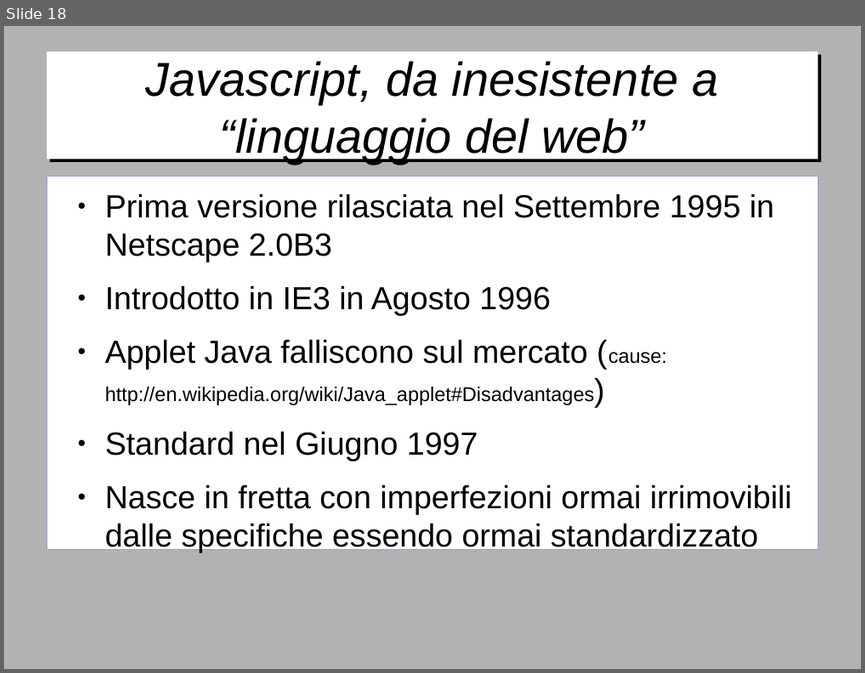
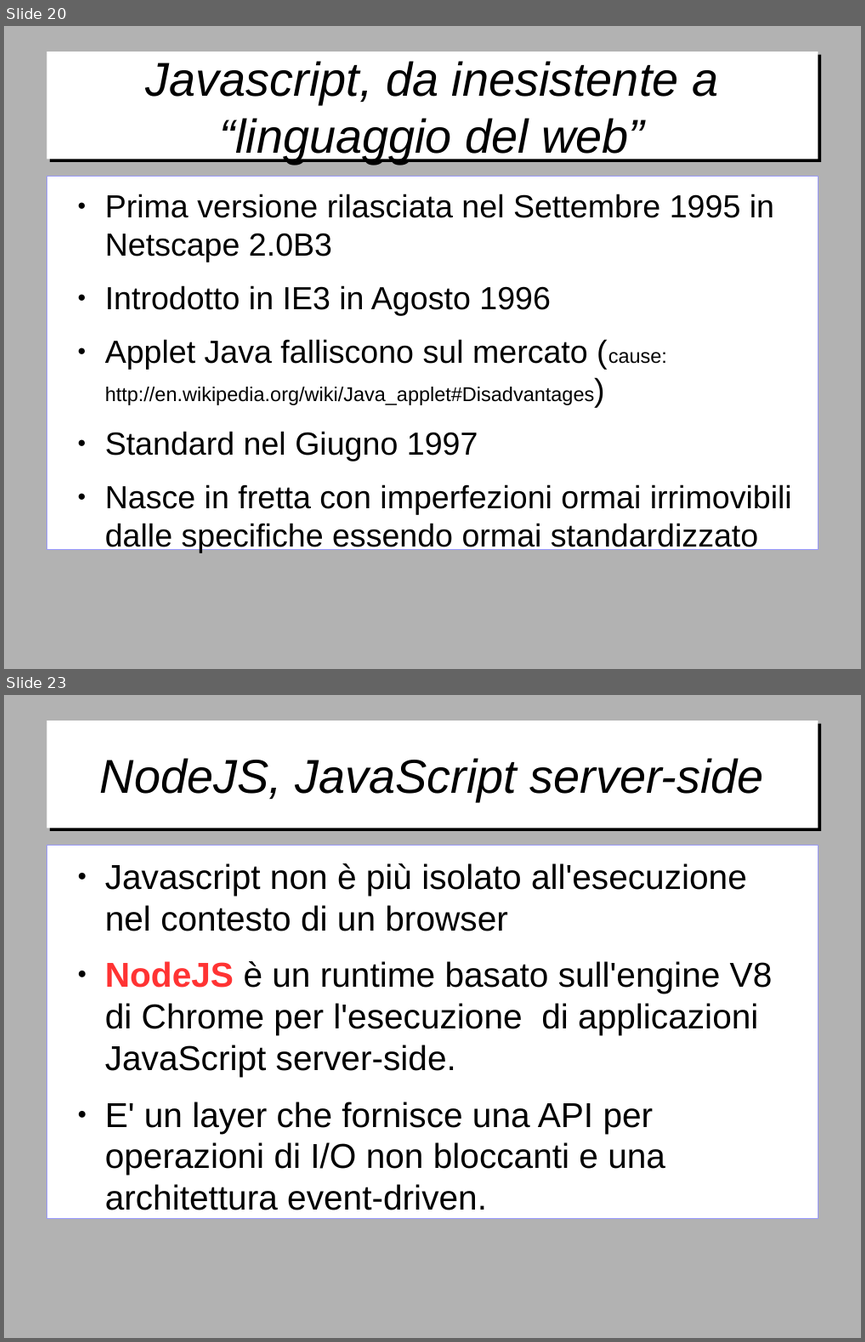
Before and after one commit to gitfer/ARXCourse, a slide deck: ARXCourse.odp. Shown one above the other, each under a label of ours: slide 18 before the commit, slides 20 and 23 after it; the slides between them are not shown. The pictures are 865x673 and 865x1342 pixels, drawn with LibreOffice and Linux fonts; fonts in the diff are those of the drawing; background and template pictures are left out. Boxes give left, top, right and bottom in pixels: in the first picture for what was removed or moved away, otherwise in the second. Text is boxed around its words. In the diff, an @@ line names an element or a change of style, - is before the commit and + after.

Commit message:
Node, grunt, bower, preprocessori

```diff
--- a/ARXCourse.odp
+++ b/ARXCourse.odp
@@ slide 23 added at (4, 695, 861, 1338), background #B2B2B2 @@
@@ title added at (46, 721, 818, 828), fill #FFFFFF, 44 pt, text #000000, italic @@
+NodeJS, JavaScript server-side
@@ text added at (46, 845, 818, 1219), fill #FFFFFF, outline #9999FF 0 pt, 32 pt, text #000000 @@
+● Javascript non è più isolato all'esecuzione nel contesto di un browser
+● NodeJS è un runtime basato sull'engine V8 di Chrome per l'esecuzione di applicazioni JavaScript server-side.
+● E' un layer che fornisce una API per operazioni di I/O non bloccanti e una architettura event-driven.
@@ what was slide 18 is now slide 20 @@
```
Also in this commit, not shown: 9 slides changed, 10 other slides added, 3 other files.
